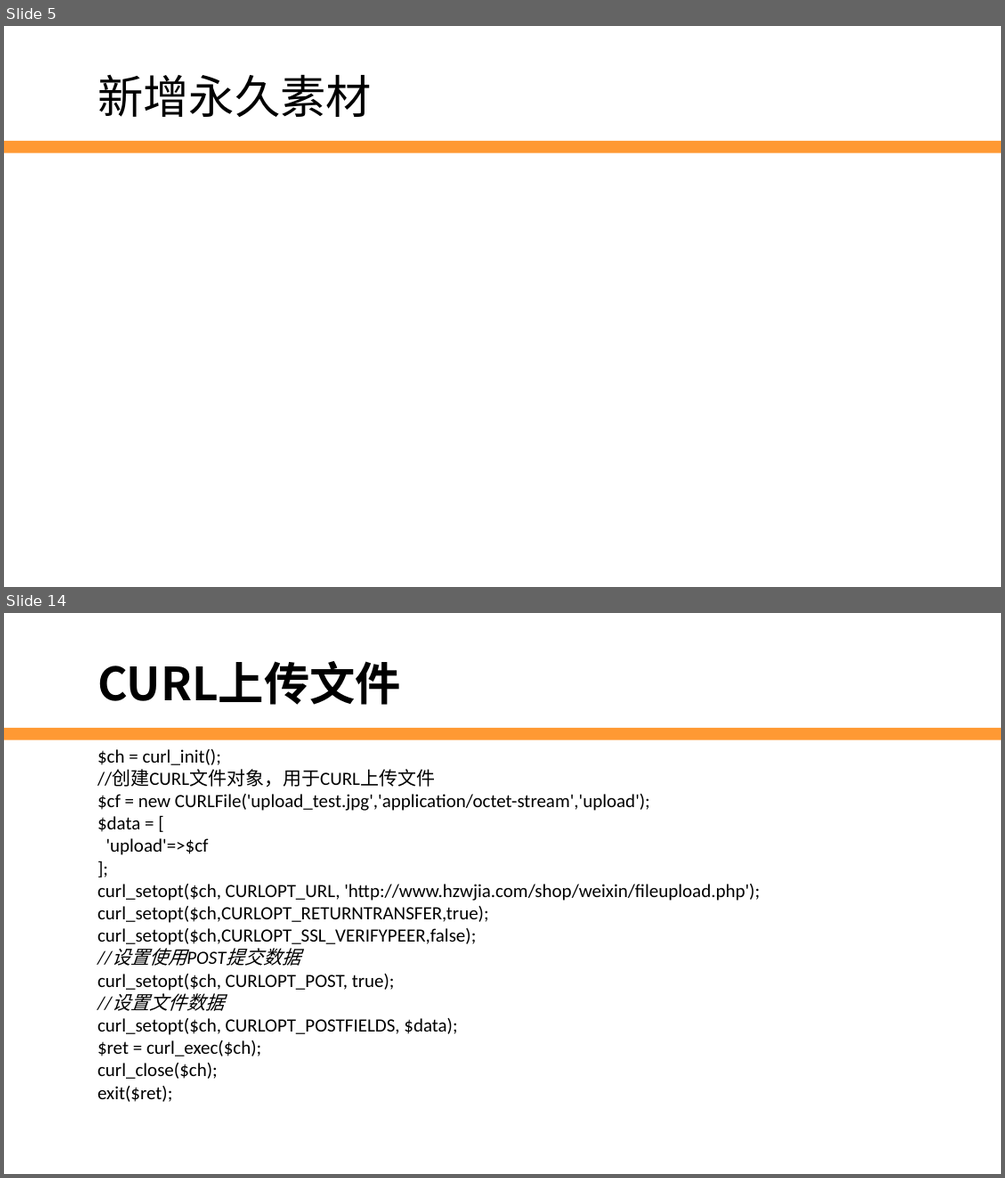
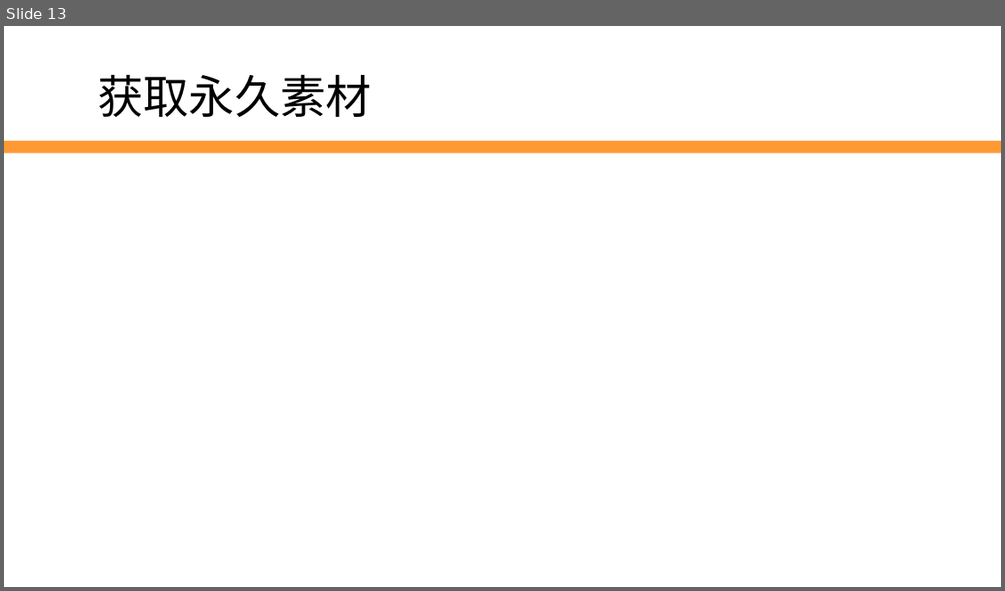
Before and after one commit to edu2act/2017-2018_1st_Wechat_Web_Programming, a slide deck: 第7讲 素材与图文消息.pptx. Shown one above the other, each under a label of ours: slides 5 and 14 before the commit, slide 13 after it; the slides between them are not shown. The pictures are 1005x1178 and 1005x591 pixels, drawn with LibreOffice and Linux fonts; fonts in the diff are those of the drawing; background and template pictures are left out. Boxes give left, top, right and bottom in pixels: in the first picture for what was removed or moved away, otherwise in the second. Text is boxed around its words. In the diff, an @@ line names an element or a change of style, - is before the commit and + after.

```diff
--- a/第7讲 素材与图文消息.pptx
+++ b/第7讲 素材与图文消息.pptx
@@ slide 14 removed at [4, 613, 1001, 1174], background #FFFFFF; not listed: 1 template element that a slide beside it also shows @@
@@ text removed at [97, 661, 401, 705] @@
-CURL上传文件
@@ text removed at [97, 749, 760, 1102] @@
-$ch = curl_init();
-//创建CURL文件对象，用于CURL上传文件
-$cf = new CURLFile('upload_test.jpg','application/octet-stream','upload');
-$data = [
-'upload'=>$cf
-];
-curl_setopt($ch, CURLOPT_URL, 'http://www.hzwjia.com/shop/weixin/fileupload.php');
-curl_setopt($ch,CURLOPT_RETURNTRANSFER,true);
-curl_setopt($ch,CURLOPT_SSL_VERIFYPEER,false);
-//设置使用POST提交数据
-curl_setopt($ch, CURLOPT_POST, true);
-//设置文件数据
-curl_setopt($ch, CURLOPT_POSTFIELDS, $data);
-$ret = curl_exec($ch);
-curl_close($ch);
-exit($ret);
@@ what was slide 5 is now slide 13 @@
@@ slide 13 changed as well @@
@@ text at [97, 74, 372, 117]: text changed @@
-新增永久素材
+获取永久素材
```
Also in this commit, not shown: 3 other slides changed, 19 slides added, 21 other slides removed, 1 other file.
